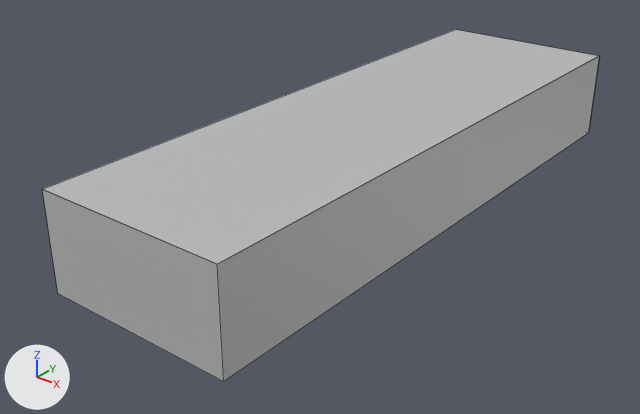
The FBX model Assets/Models/Explosion.fbx: old version first, new version second.
Camera for both pictures: a 50 mm camera at (0.0273, -0.0391, 0.0197) aimed at (-0.0016, -0.003, -0.0027). Every picture has the same lights, and +X, +Y and +Z are marked at lower left. Mesh edges are drawn as thin lines. Where no turn or scale is listed for an object, it has been applied to the vertices.

The older version as bpy lines, for what is in view:
```python
me_mesh = bpy.data.meshes.new('Mesh')
me_mesh.from_pydata(...)  # 4 vertices, 1 face; spans x -0.0056..0.0056, y -0.0182..0.0182, z 0.0
me_mesh.materials.append(mat_lambert1)  # grey #bcbcbc
# before: 0 (-0.0056, -0.0182, 0.0) at pixel (42, 189), 1 (0.0056, -0.0182, 0.0) at pixel (217, 264), 2 (0.0056, 0.0182, 0.0) at pixel (599, 55), 3 (-0.0056, 0.0182, 0.0) at pixel (456, 29)
me_mesh_001 = bpy.data.meshes.new('Mesh.001')
me_mesh_001.from_pydata(...)  # 4 vertices, 1 face; spans x 0.0, y -0.0182..0.0182, z -0.0028..0.0028
me_mesh_001.materials.append(mat_lambert1)  # grey #bcbcbc
# before: 0 (0.0, 0.0182, -0.0028), 1 (0.0, -0.0182, -0.0028) at pixel (57, 293), 2 (0.0, -0.0182, 0.0028) at pixel (42, 189), 3 (0.0, 0.0182, 0.0028) at pixel (456, 29)
me_mesh_003 = bpy.data.meshes.new('Mesh.003')
me_mesh_003.from_pydata(...)  # 4 vertices, 1 face; spans x 0.0, y -0.0182..0.0182, z -0.0028..0.0028
me_mesh_003.materials.append(mat_lambert1)  # grey #bcbcbc
# before: 0 (0.0, -0.0182, -0.0028) at pixel (223, 381), 1 (0.0, 0.0182, -0.0028) at pixel (588, 132), 2 (0.0, 0.0182, 0.0028) at pixel (599, 55), 3 (0.0, -0.0182, 0.0028) at pixel (217, 264)
me_mesh_004 = bpy.data.meshes.new('Mesh.004')
me_mesh_004.from_pydata(...)  # 4 vertices, 1 face; spans x -0.00557..0.00557, y 0.0, z -0.00277..0.00277
me_mesh_004.materials.append(mat_lambert1)  # grey #bcbcbc
# before: 0 (-0.00557, 0.0, -0.00277) at pixel (57, 293), 1 (0.00557, 0.0, -0.00277) at pixel (223, 381), 2 (0.00557, 0.0, 0.00277) at pixel (217, 264), 3 (-0.00557, 0.0, 0.00277) at pixel (42, 189)
me_mesh_005 = bpy.data.meshes.new('Mesh.005')
me_mesh_005.from_pydata(...)  # 4 vertices, 1 face; spans x -0.0056..0.0056, y -0.0182..0.0182, z 0.0
me_mesh_005.materials.append(mat_lambert1)  # grey #bcbcbc
# before: 0 (-0.0056, -0.0182, 0.0) at pixel (57, 293), 1 (0.0056, -0.0182, 0.0) at pixel (223, 381), 2 (-0.0056, 0.0182, 0.0), 3 (0.0056, 0.0182, 0.0) at pixel (588, 132)
ob_back = bpy.data.objects.new('back', me_mesh_001)
ob_back.location = (-0.00557, 0.0, 0.0)
ob_bottom = bpy.data.objects.new('bottom', me_mesh_005)
ob_bottom.location = (0.0, 0.0, -0.00277)
ob_front = bpy.data.objects.new('front', me_mesh_003)
ob_front.location = (0.00557, 0.0, 0.0)
ob_left = bpy.data.objects.new('left', me_mesh_004)
ob_left.location = (0.0, -0.01825, 0.0)
ob_top = bpy.data.objects.new('top', me_mesh)
ob_top.location = (0.0, 0.0, 0.00277)
```
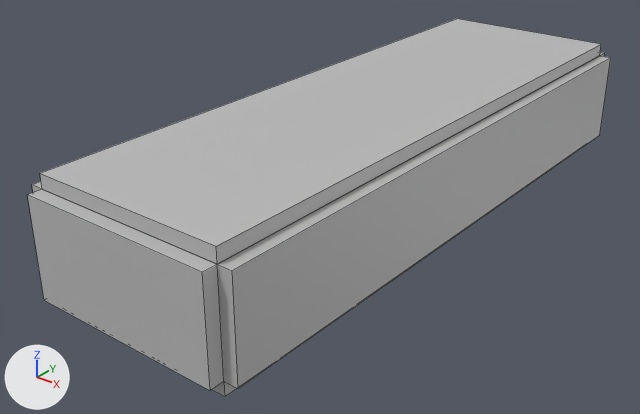
The change in detail:
me_mesh has 4 vertices, 1 face and spans x -0.0056..0.0056, y -0.0182..0.0182, z 0.0.
me_mesh is used by ob_top; location (0.0, 0.0, 0.00277).
Verts and faces of me_mesh; kept vertices keep their numbers, new ones are numbered from 4.
Part 4, on me_mesh:
Faces deleted: (0, 1, 2, 3).
New vertices 4 to 7 stand at vertices 0 to 3, in that order, plus (0.0, 0.0, 0.0008).
New faces: (4, 5, 6, 7), (0, 3, 2, 1), (0, 1, 5, 4), (1, 2, 6, 5), (2, 3, 7, 6), (0, 4, 7, 3).
me_mesh_004 has 4 vertices, 1 face and spans x -0.00557..0.00557, y 0.0, z -0.00277..0.00277.
me_mesh_004 is used by ob_left; location (0.0, -0.01825, 0.0).
Verts and faces of me_mesh_004; kept vertices keep their numbers, new ones are numbered from 4.
Part 5, on me_mesh_004:
Faces deleted: (0, 1, 2, 3).
New vertices 4 to 7 stand at vertices 0 to 3, in that order, plus (0.0, -0.00079, 0.0).
New faces: (4, 5, 6, 7), (0, 3, 2, 1), (0, 1, 5, 4), (1, 2, 6, 5), (2, 3, 7, 6), (0, 4, 7, 3).
me_mesh_005 has 4 vertices, 1 face and spans x -0.0056..0.0056, y -0.0182..0.0182, z 0.0.
me_mesh_005 is used by ob_bottom; location (0.0, 0.0, -0.00277).
Verts and faces of me_mesh_005; kept vertices keep their numbers, new ones are numbered from 4.
Part 2, on me_mesh_005:
Faces deleted: (0, 2, 3, 1).
New vertices 4 to 7 stand at vertices 0 to 3, in that order, plus (0.0, 0.0, -0.0008).
New faces: (4, 6, 7, 5), (0, 1, 3, 2), (2, 3, 7, 6), (1, 5, 7, 3), (0, 4, 5, 1), (0, 2, 6, 4).
me_mesh_001 has 4 vertices, 1 face and spans x 0.0, y -0.0182..0.0182, z -0.0028..0.0028.
me_mesh_001 is used by ob_back; location (-0.00557, 0.0, 0.0).
Verts and faces of me_mesh_001; kept vertices keep their numbers, new ones are numbered from 4.
Part 1, on me_mesh_001:
Faces deleted: (0, 1, 2, 3).
New vertices 4 to 7 stand at vertices 0 to 3, in that order, plus (-0.0008, 0.0, 0.0).
New faces: (4, 5, 6, 7), (0, 3, 2, 1), (0, 1, 5, 4), (1, 2, 6, 5), (2, 3, 7, 6), (0, 4, 7, 3).
me_mesh_003 has 4 vertices, 1 face and spans x 0.0, y -0.0182..0.0182, z -0.0028..0.0028.
me_mesh_003 is used by ob_front; location (0.00557, 0.0, 0.0).
Verts and faces of me_mesh_003; kept vertices keep their numbers, new ones are numbered from 4.
Part 3, on me_mesh_003:
Faces deleted: (0, 1, 2, 3).
New vertices 4 to 7 stand at vertices 0 to 3, in that order, plus (0.0008, 0.0, 0.0).
New faces: (4, 5, 6, 7), (0, 3, 2, 1), (0, 1, 5, 4), (1, 2, 6, 5), (2, 3, 7, 6), (0, 4, 7, 3).

Changed parts and their boxes [x1, y1, x2, y2] in the pictures (640 x 414 px):
'top', reshaped
    before: [43, 29, 599, 264]
    after: [40, 19, 601, 264]
'front', reshaped
    before: [217, 56, 599, 381]
    after: [217, 56, 611, 389]
'left', reshaped (8% wider)
    before: [42, 189, 224, 381]
    after: [27, 189, 224, 391]
'bottom', reshaped (not visible before)
    after: [212, 382, 237, 397]
'back', reshaped (not visible before)
    after: [32, 181, 42, 192]
